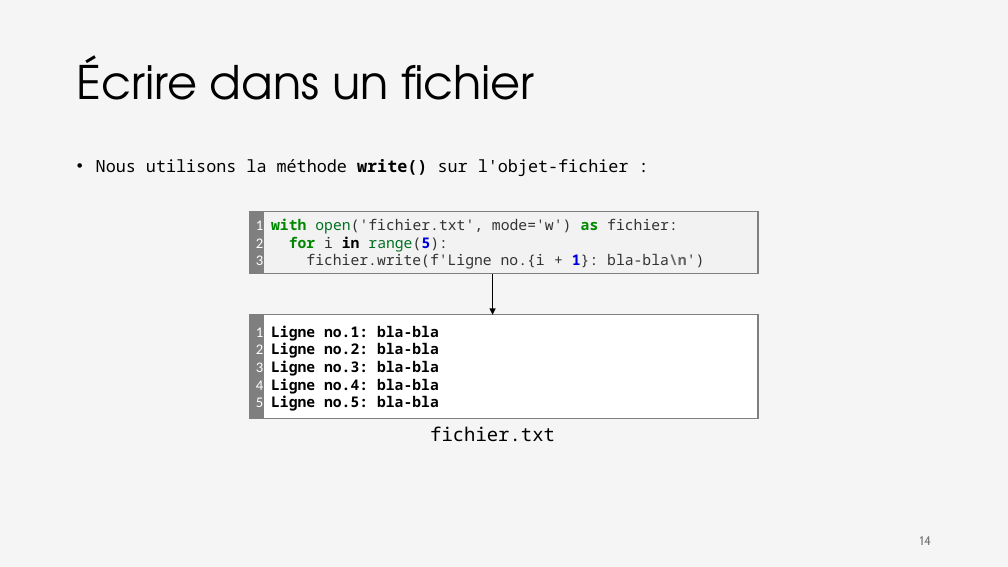
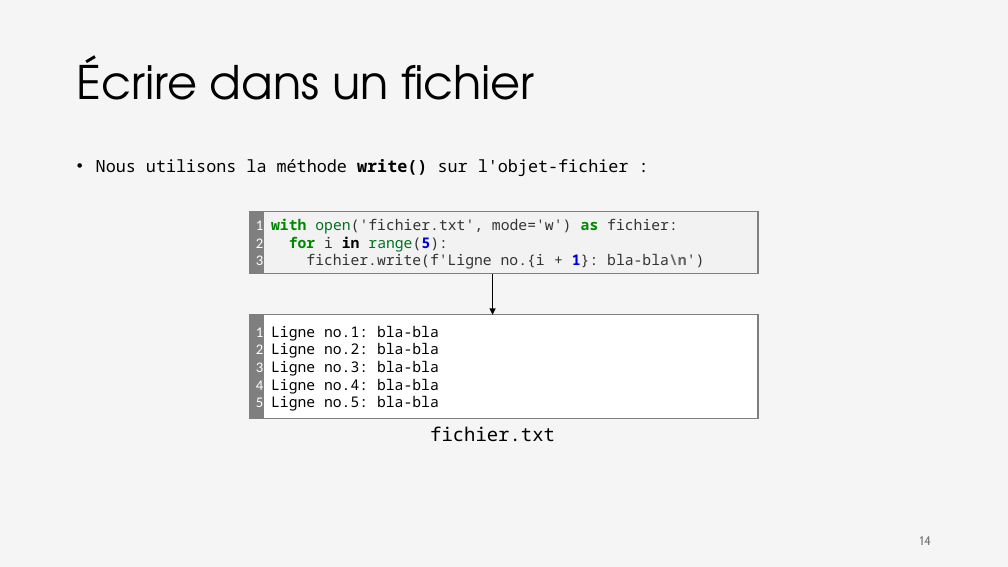
Before and after one commit to iannickgagnon/sagedays_iannick_2026, a slide deck: slide 14 of python_2/presentation_python_2.pptx. Drawn at 1008x567 pixels with LibreOffice and Linux fonts; fonts in the diff are those of the drawing. Boxes give left, top, right and bottom in pixels: in the first picture for what was removed or moved away, otherwise in the second. Text is boxed around its words. In the diff, an @@ line names an element or a change of style, - is before the commit and + after.

```diff
--- a/python_2/presentation_python_2.pptx
+++ b/python_2/presentation_python_2.pptx
@@ rectangle "Ligne no.1: bla-bla" at (x1=264, y1=315, x2=758, y2=419): bold off @@
```
Also in this commit, not shown: 1 other slide changed, 3 slides added.
